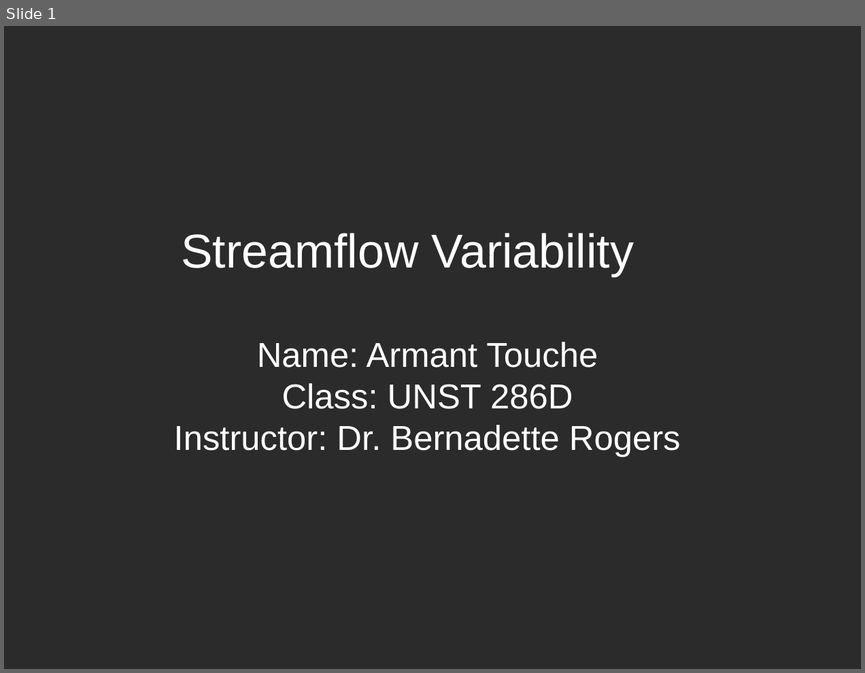
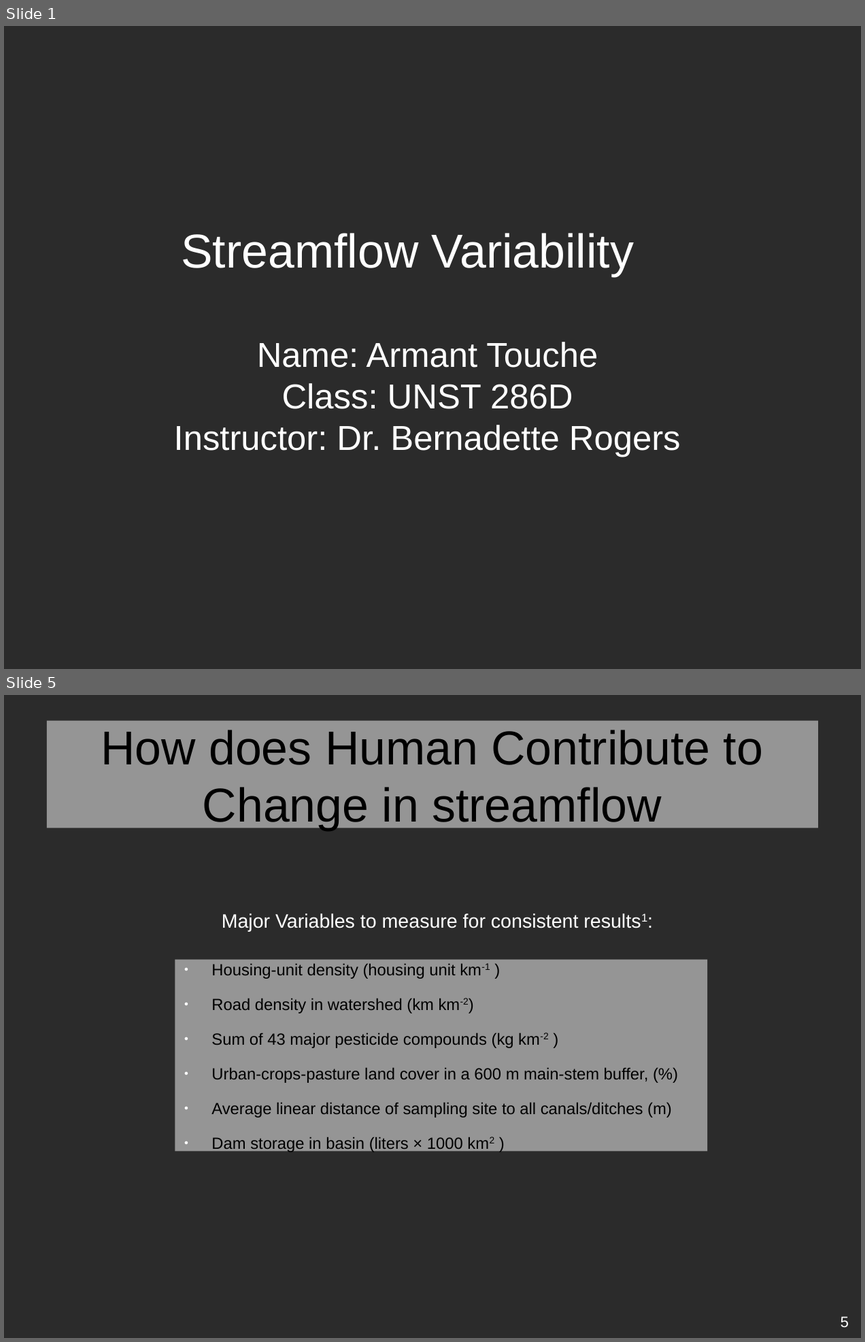
Before and after one commit to ActIII03/CS162, a slide deck: unist_286D/doc/research_paper/Presentation.odp. Shown one above the other, each under a label of ours: slide 1 before the commit, slides 1 and 5 after it; the slides between them are not shown. The pictures are 865x673 and 865x1342 pixels, drawn with LibreOffice and Linux fonts; fonts in the diff are those of the drawing; background and template pictures are left out; a plain dark background stands for a picture behind light text. Boxes give left, top, right and bottom in pixels: in the first picture for what was removed or moved away, otherwise in the second. Text is boxed around its words. In the diff, an @@ line names an element or a change of style, - is before the commit and + after.

```diff
--- a/unist_286D/doc/research_paper/Presentation.odp
+++ b/unist_286D/doc/research_paper/Presentation.odp
@@ slide 5 added at [4,695,861,1338], background picture (left out) @@
@@ title added at [47,721,818,828], fill #FFFFFF at 50% opacity, 44 pt, text #000000 @@
+How does Human Contribute to Change in streamflow
@@ text added at [222,913,579,932], 18 pt, text #FFFFFF @@
+Major Variables to measure for consistent results1:
@@ text added at [175,960,708,1151], fill #FFFFFF at 50% opacity, 15 pt, text #000000 @@
+● Housing-unit density (housing unit km-1 )
+● Road density in watershed (km km-2)
+● Sum of 43 major pesticide compounds (kg km-2 )
+● Urban-crops-pasture land cover in a 600 m main-stem buffer, (%)
+● Average linear distance of sampling site to all canals/ditches (m)
+● Dam storage in basin (liters × 1000 km2 )
@@ page number added at [840,1316,849,1327], 14 pt, text #FFFFFF @@
+5
```
Also in this commit, not shown: 3 slides changed, 2 other slides added, 27 other files.
